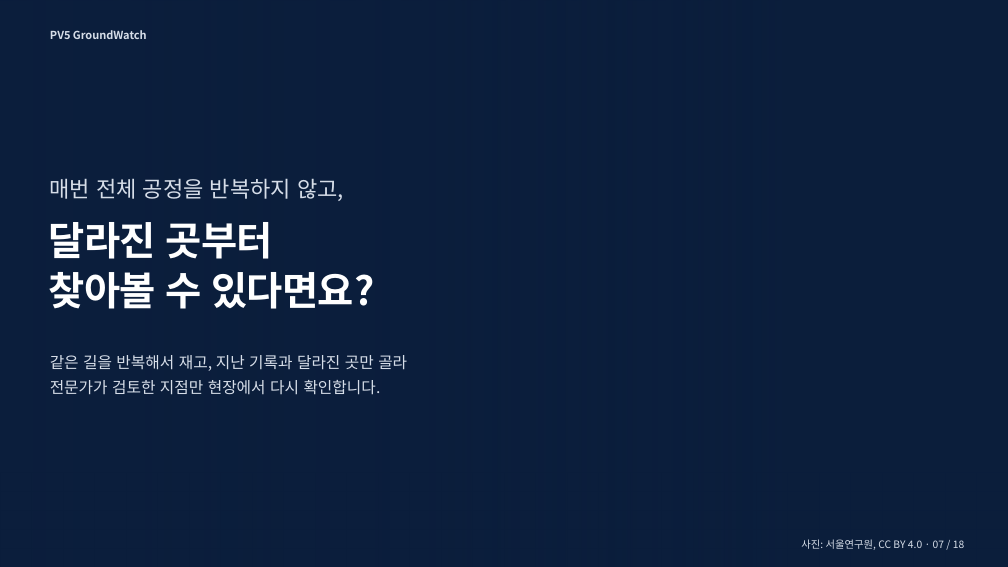
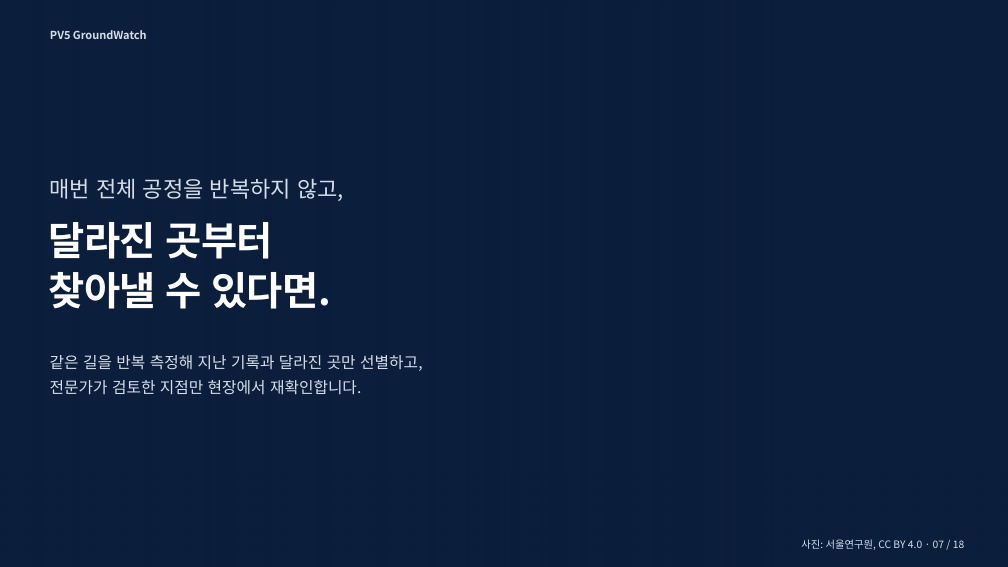
Before and after one commit to woojin-choe/pv5-hose-lab, a slide deck: slide 7 of ppt_all/PV5_GroundWatch_10_26.pptx. Drawn at 1008x567 pixels with LibreOffice and Linux fonts; fonts in the diff are those of the drawing; background and template pictures are left out. Boxes give left, top, right and bottom in pixels: in the first picture for what was removed or moved away, otherwise in the second. Text is boxed around its words. In the diff, an @@ line names an element or a change of style, - is before the commit and + after.

```diff
--- a/ppt_all/PV5_GroundWatch_10_26.pptx
+++ b/ppt_all/PV5_GroundWatch_10_26.pptx
@@ text at [49,272,331,309]: text changed @@
-찾아볼 수 있다면요?
+찾아낼 수 있다면.
@@ text at [50,355,423,371]: text changed @@
-같은 길을 반복해서 재고, 지난 기록과 달라진 곳만 골라
+같은 길을 반복 측정해 지난 기록과 달라진 곳만 선별하고,
@@ text at [50,380,361,395]: text changed @@
-전문가가 검토한 지점만 현장에서 다시 확인합니다.
+전문가가 검토한 지점만 현장에서 재확인합니다.
```
Also in this commit, not shown: 15 other slides changed, 21 other files.
